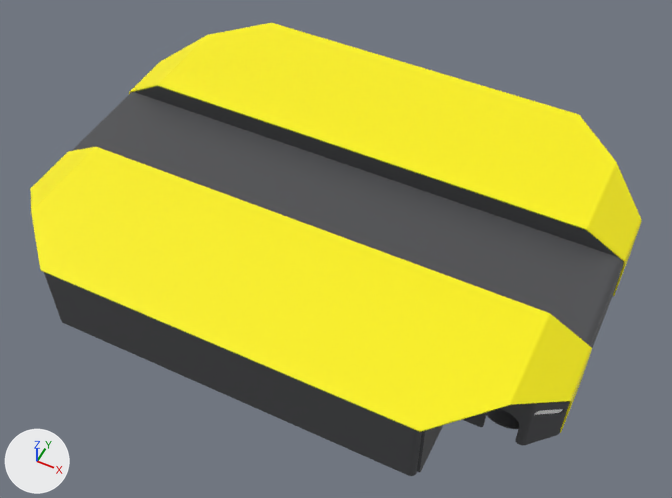
Two versions of the COLLADA model CustomRobots/dingo/model/dingo/meshes/omni_chassis.dae, one commit apart.
Rendered twice from a camera (50 mm lens) standing at (0.36, -0.706, 0.871) and looking at (0.02, -0.026, 0.02). The axes (+X, +Y, +Z) are drawn at lower left. The lights are the same throughout. The first picture is the older version. Where no turn or scale is listed for an object, it has been applied to the vertices.

Names of what the first picture shows: 'Dingo Top Level - Mecanum.075', 'Dingo Top Level - Mecanum.078', 'Dingo Top Level - Mecanum.2689', 'Dingo Top Level - Mecanum.2704' and 2 more.
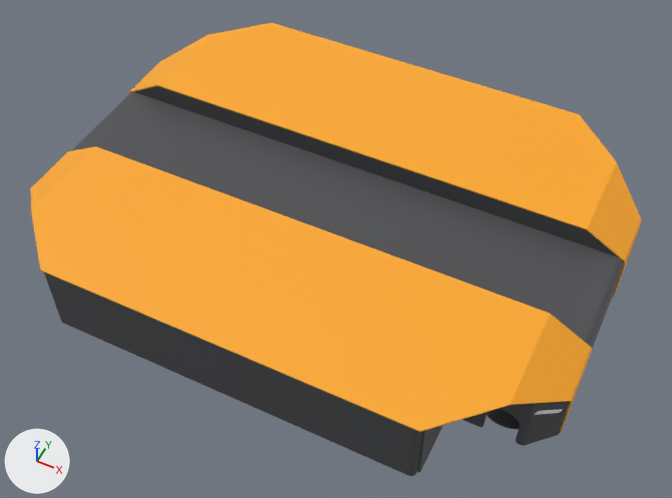
Commit message: Update robot color

Where the change shows, as pixel boxes [x1, y1, x2, y2] in the pictures (672 x 498 px):
```json
{"object": "Dingo Top Level - Mecanum.2689", "change": "recoloured", "before": [30, 23, 642, 433], "after": [30, 23, 642, 433], "on screen": "yellow to orange"}
```

Edits to the scene script, one JSON object a line:
```json
{"op": "set", "path": "mat_yeller.base_color", "old": "(1.0, 0.904, 0.0)", "new": "(1.0, 0.4, 0.02)", "note": "yellow #fff400 -> orange #ffaa27"}
```
